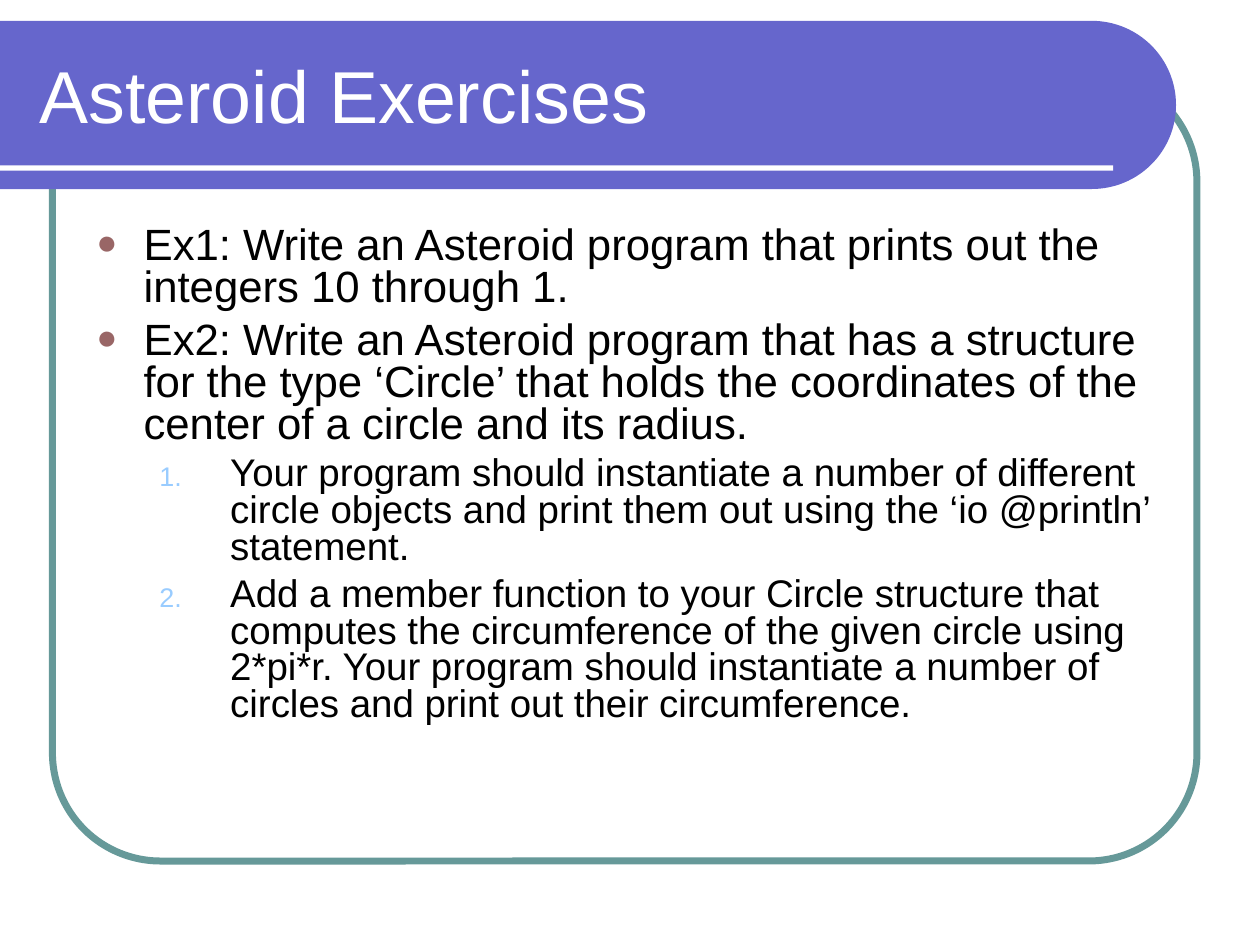
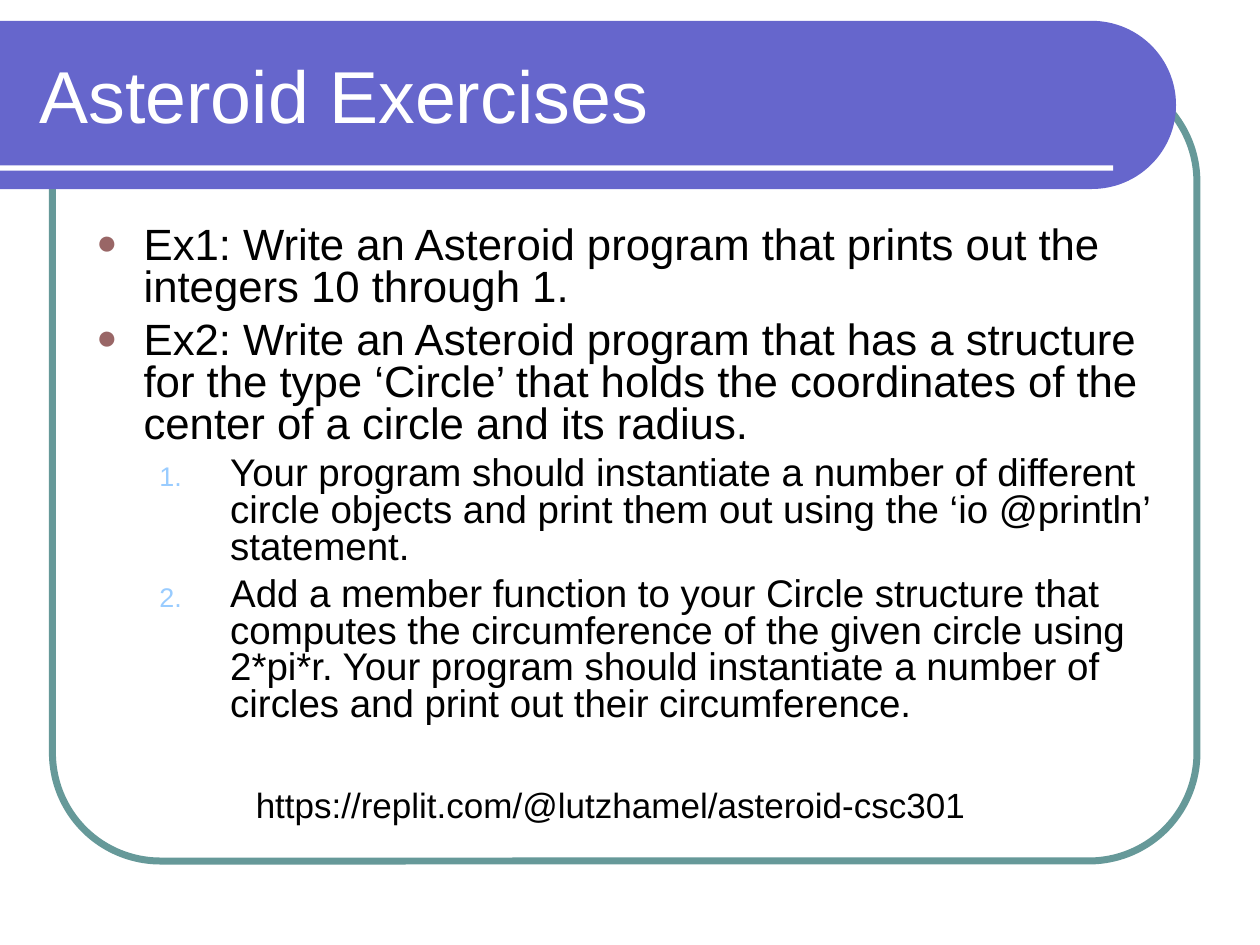
Before and after one commit to lutzhamel/CSC301, a slide deck: slide 10 of notes/csc301-ln002.ppt. Drawn at 1260x945 pixels with LibreOffice and Linux fonts; fonts in the diff are those of the drawing. Boxes give left, top, right and bottom in pixels: in the first picture for what was removed or moved away, otherwise in the second. Text is boxed around its words. In the diff, an @@ line names an element or a change of style, - is before the commit and + after.

```diff
--- a/notes/csc301-ln002.ppt
+++ b/notes/csc301-ln002.ppt
@@ text added at [256,792,965,825], 20 pt, text #000000 @@
+https://replit.com/@lutzhamel/asteroid-csc301
```
Also in this commit, not shown: 3 other slides changed, 2 other files.
